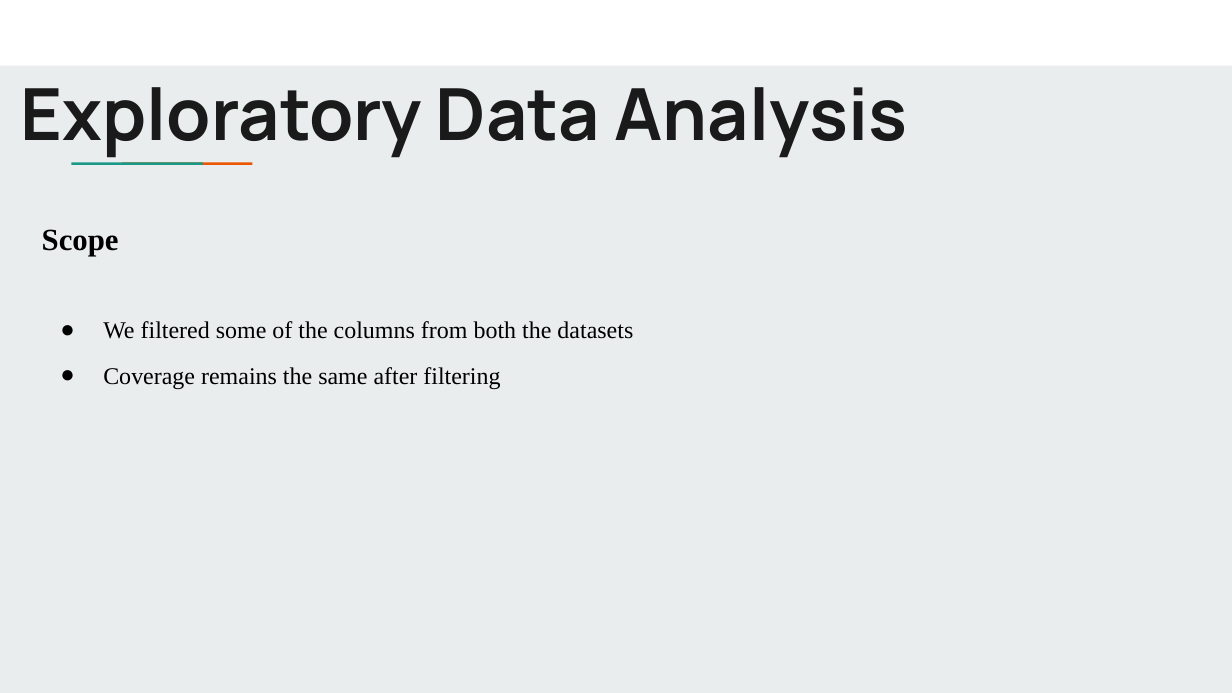
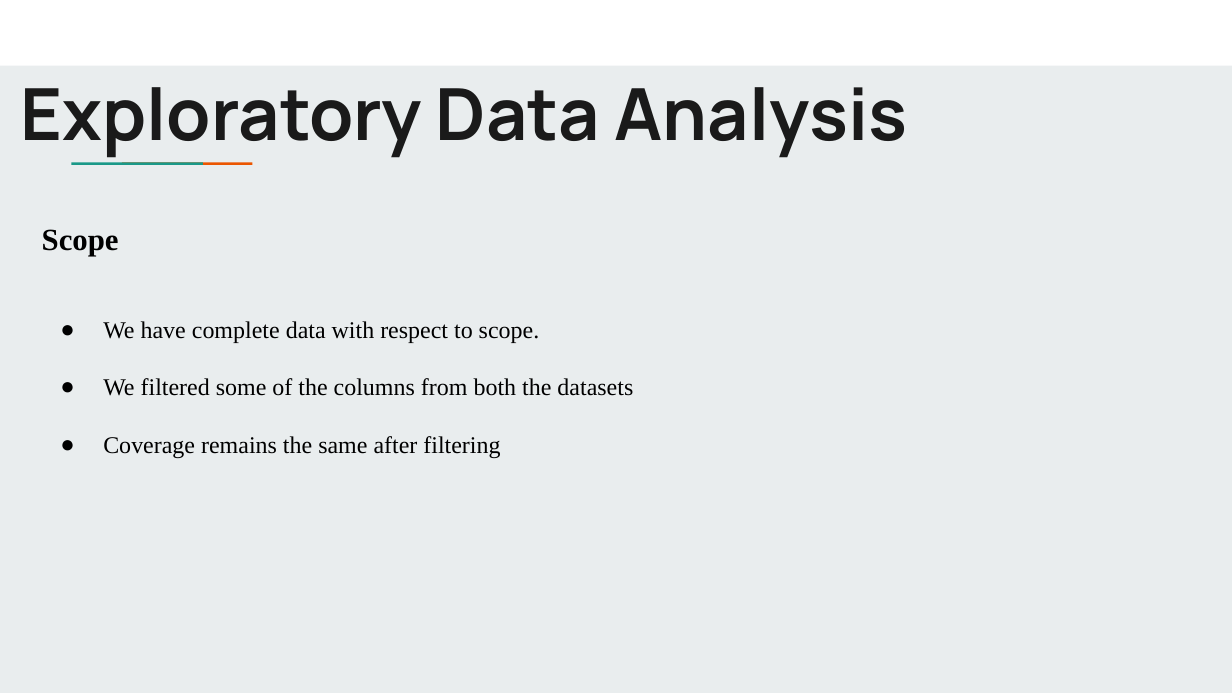
Before and after one commit to uic-cs418/python_demons, a slide deck: slide 9 of Python Demons_presentation.pptx. Drawn at 1232x693 pixels with LibreOffice and Linux fonts; fonts in the diff are those of the drawing. Boxes give left, top, right and bottom in pixels: in the first picture for what was removed or moved away, otherwise in the second. Text is boxed around its words. In the diff, an @@ line names an element or a change of style, - is before the commit and + after.

```diff
--- a/Python Demons_presentation.pptx
+++ b/Python Demons_presentation.pptx
@@ subtitle at <box>103,321,540,343</box>: paragraph added @@
+● We have complete data with respect to scope.
@@ subtitle at <box>103,378,633,458</box>: line spacing 1 to 2; less space between paragraphs @@
```
Also in this commit, not shown: 8 other slides changed, 6 slides added.
